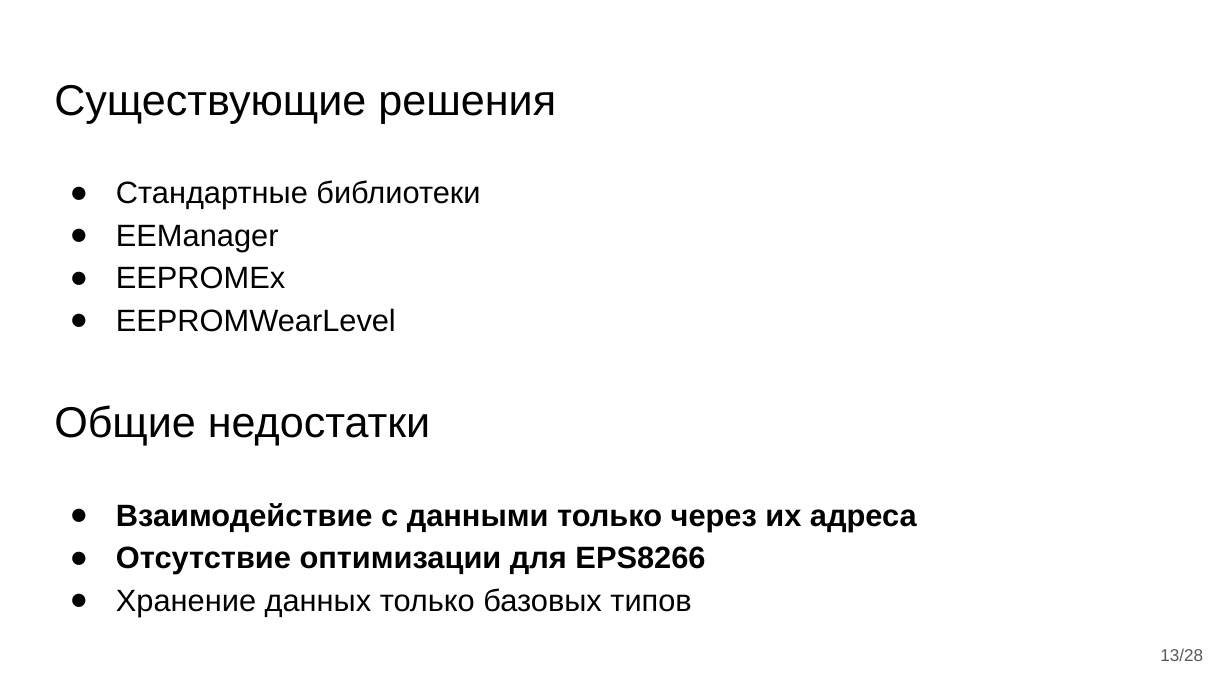
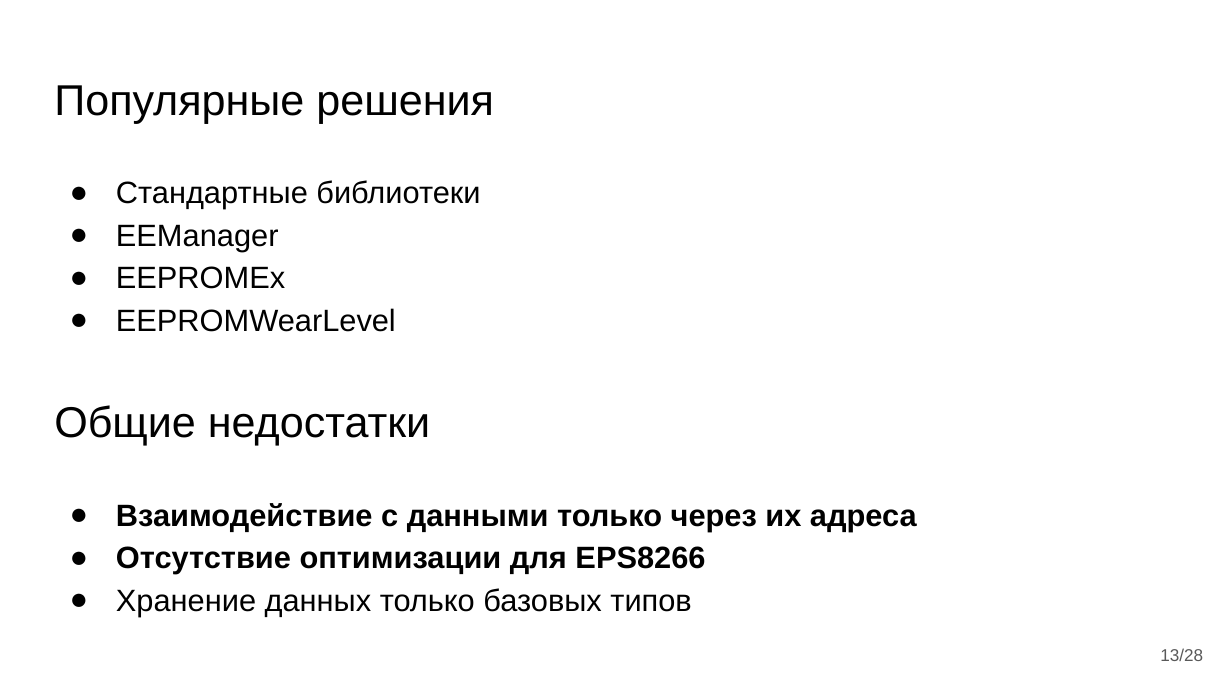
Before and after one commit to almiluk/bachelor_thesis, a slide deck: slide 13 of presentation/ВКР Лукьянов.pptx. Drawn at 1232x693 pixels with LibreOffice and Linux fonts; fonts in the diff are those of the drawing. Boxes give left, top, right and bottom in pixels: in the first picture for what was removed or moved away, otherwise in the second. Text is boxed around its words. In the diff, an @@ line names an element or a change of style, - is before the commit and + after.

```diff
--- a/presentation/ВКР Лукьянов.pptx
+++ b/presentation/ВКР Лукьянов.pptx
@@ title at (54, 85, 494, 123): text changed @@
-Существующие решения
+Популярные решения
```
Also in this commit, not shown: 14 other slides changed, 2 slides added, 1 other file.
